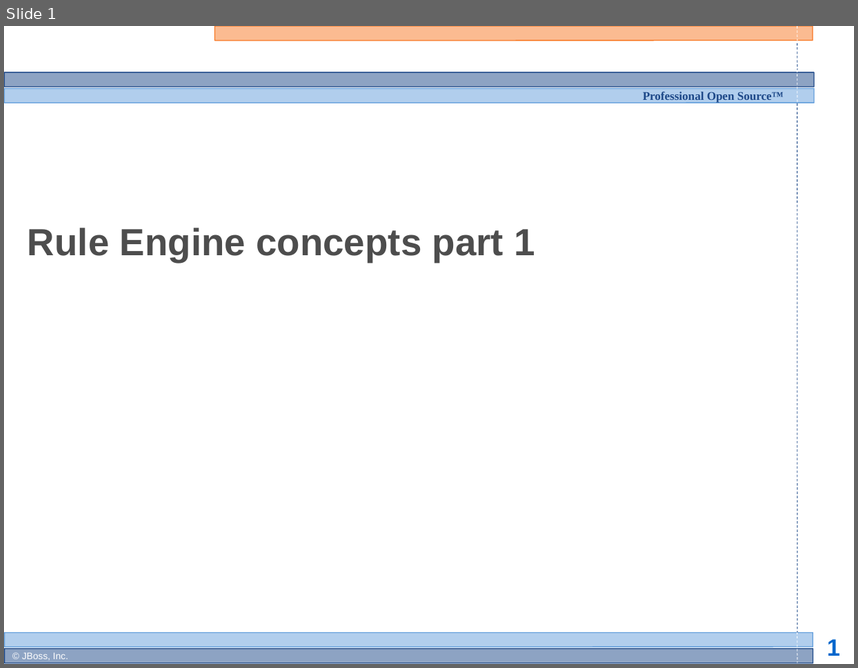
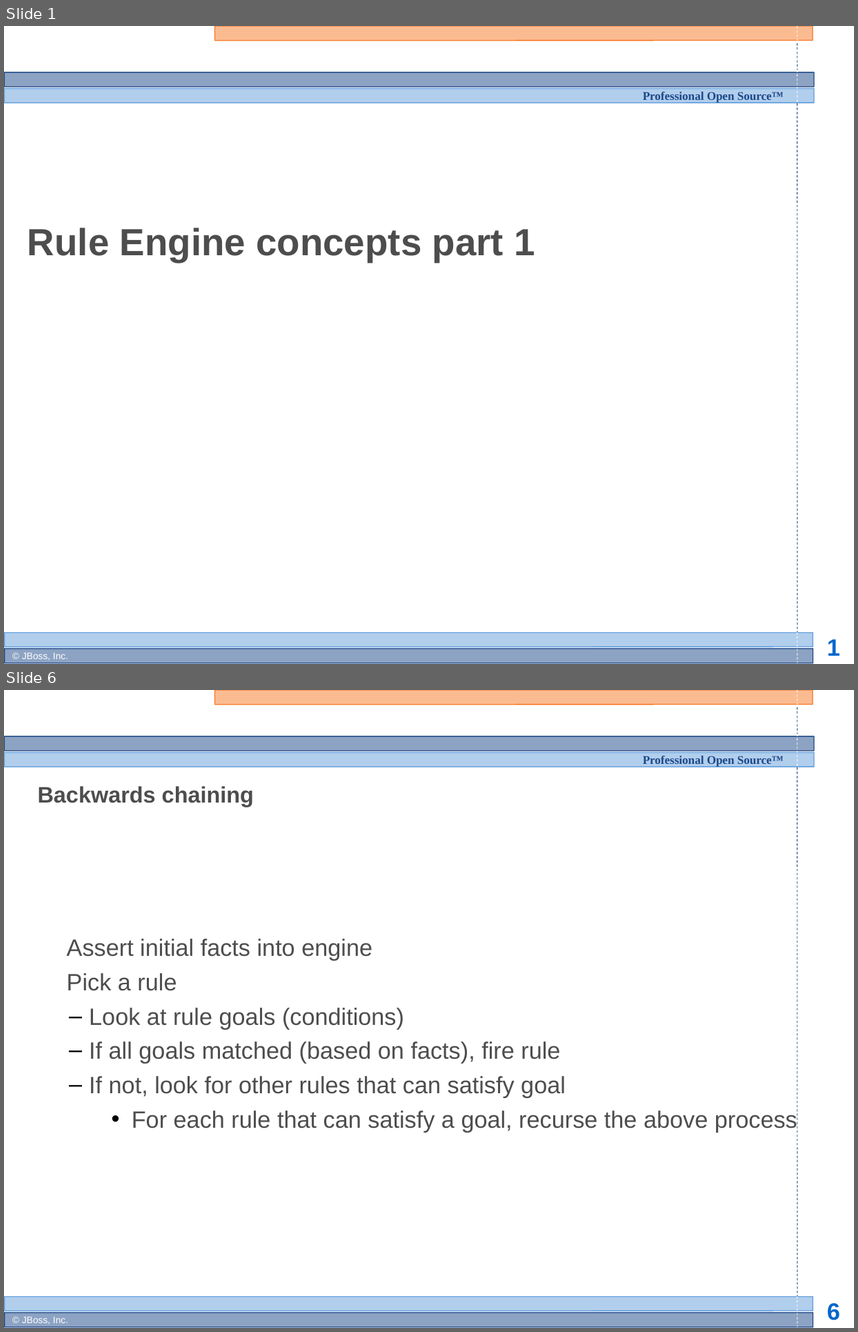
Before and after one commit to bobmcwhirter/drools, a slide deck: documentation/training/developers-course/Module 3 - Rule Engine Concepts 1.odp. Shown one above the other, each under a label of ours: slide 1 before the commit, slides 1 and 6 after it; the slides between them are not shown. The pictures are 858x668 and 858x1332 pixels, drawn with LibreOffice and Linux fonts; fonts in the diff are those of the drawing; background and template pictures are left out. Boxes give left, top, right and bottom in pixels: in the first picture for what was removed or moved away, otherwise in the second. Text is boxed around its words. In the diff, an @@ line names an element or a change of style, - is before the commit and + after.

```diff
--- a/documentation/training/developers-course/Module 3 - Rule Engine Concepts 1.odp
+++ b/documentation/training/developers-course/Module 3 - Rule Engine Concepts 1.odp
@@ slide 6 added at [4,690,854,1328], background #FFFFFF; not listed: 13 template elements that a slide beside it also shows @@
@@ title added at [38,786,254,807], 19 pt, text #4D4D4D, bold @@
+Backwards chaining
@@ subtitle added at [67,938,797,1132], 20 pt, text #4D4D4D @@
+  Assert initial facts into engine
+  Pick a rule
+  – Look at rule goals (conditions)
+  – If all goals matched (based on facts), fire rule
+  – If not, look for other rules that can satisfy goal
+    • For each rule that can satisfy a goal, recurse the above process
```
Also in this commit, not shown: 1 slide changed, 7 other slides added, 2 slides removed.
